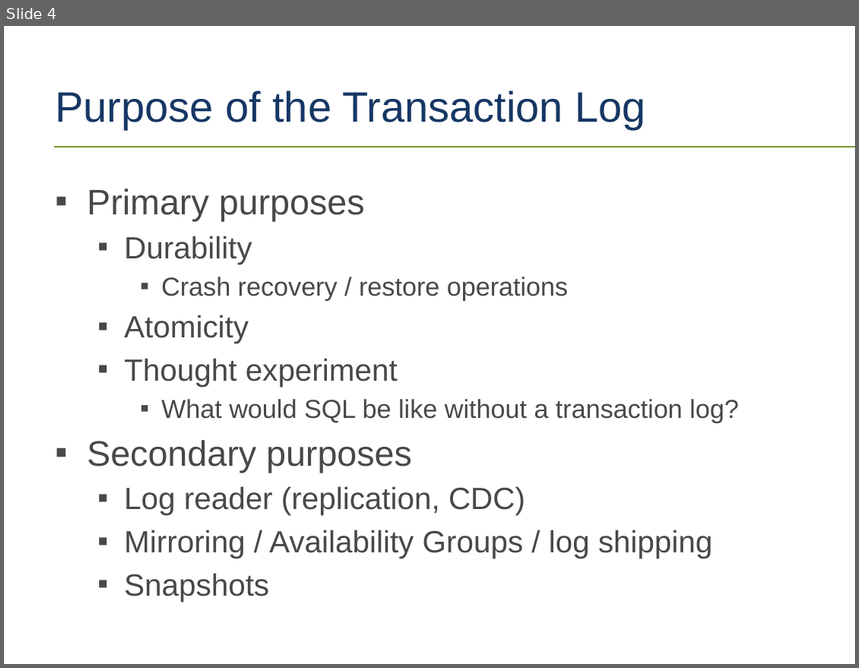
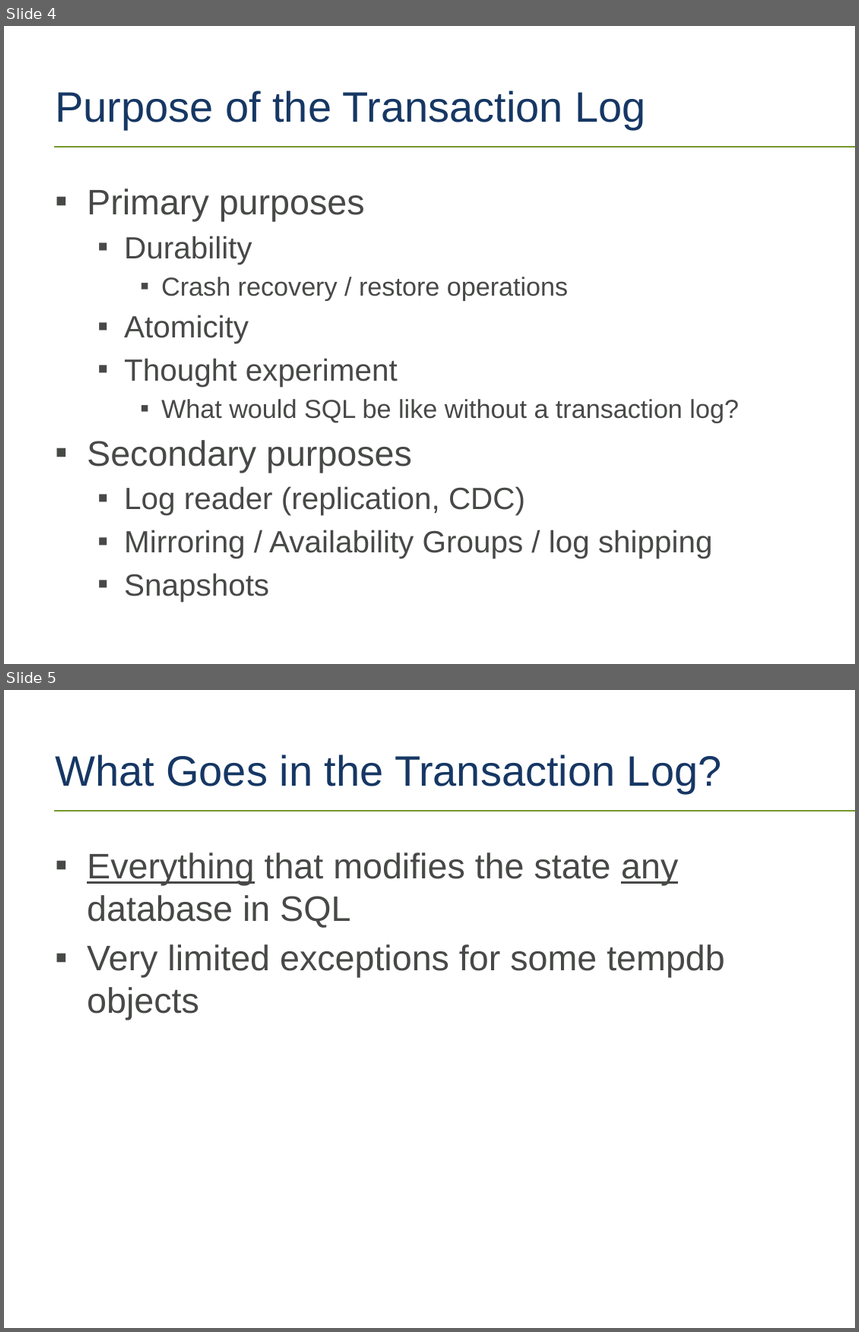
Before and after one commit to tf3604/LogFilePresentation, a slide deck: TransactionLog.pptx. Shown one above the other, each under a label of ours: slide 4 before the commit, slides 4 and 5 after it. The pictures are 859x668 and 859x1332 pixels, drawn with LibreOffice and Linux fonts; fonts in the diff are those of the drawing; background and template pictures are left out. Boxes give left, top, right and bottom in pixels: in the first picture for what was removed or moved away, otherwise in the second. Text is boxed around its words. In the diff, an @@ line names an element or a change of style, - is before the commit and + after.

```diff
--- a/TransactionLog.pptx
+++ b/TransactionLog.pptx
@@ slide 5 added at <box>4,690,855,1328</box>, background #FFFFFF; not listed: 1 template element that a slide beside it also shows @@
@@ title added at <box>55,755,722,793</box>, 36 pt, text #163764 @@
+What Goes in the Transaction Log?
@@ text added at <box>87,853,725,1020</box>, 30 pt, text #474947 @@
+▪ Everything that modifies the state any database in SQL
+▪ Very limited exceptions for some tempdb objects
```
Also in this commit, not shown: 3 other slides added, 1 other file.
